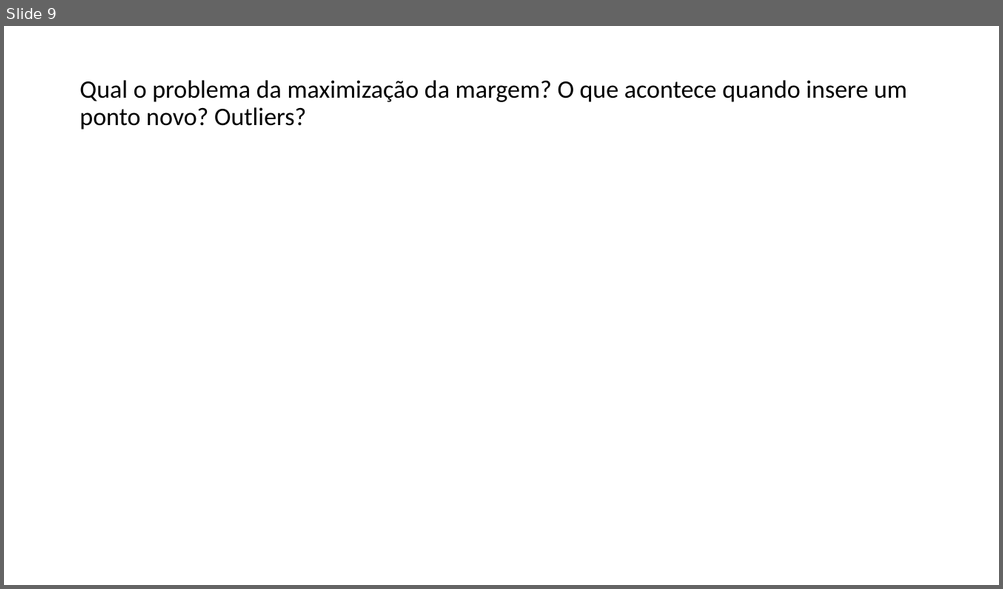
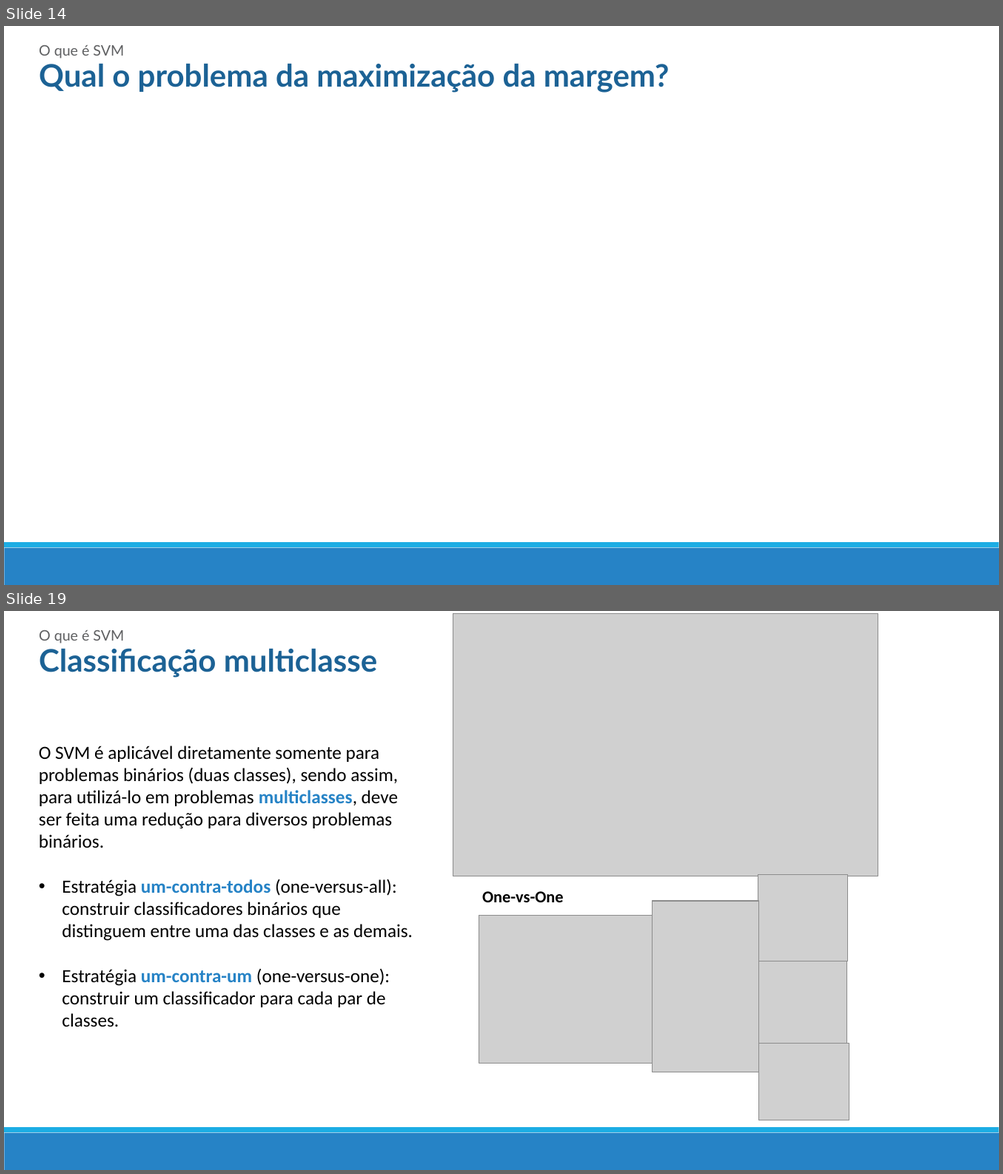
Before and after one commit to mrezende/ml-discipline, a slide deck: presentation/PresentationSVM.pptx. Shown one above the other, each under a label of ours: slide 9 before the commit, slides 14 and 19 after it; the slides between them are not shown. The pictures are 1003x589 and 1003x1174 pixels, drawn with LibreOffice and Linux fonts; fonts in the diff are those of the drawing; grey boxes stand for pictures. Boxes give left, top, right and bottom in pixels: in the first picture for what was removed or moved away, otherwise in the second. Text is boxed around its words. In the diff, an @@ line names an element or a change of style, - is before the commit and + after.

```diff
--- a/presentation/PresentationSVM.pptx
+++ b/presentation/PresentationSVM.pptx
@@ slide 19 added at bbox=[4, 611, 999, 1170], background #FFFFFF; not listed: 2 template elements that a slide beside it also shows @@
@@ text added at bbox=[39, 630, 124, 644], 14 pt, text #5F6062 @@
+O que é SVM
@@ picture added at bbox=[453, 613, 878, 876] @@
@@ text added at bbox=[39, 648, 377, 678], 30 pt, text #1D6294, bold @@
+Classificação multiclasse
@@ text added at bbox=[39, 746, 412, 1028], 18 pt, text #000000 @@
+O SVM é aplicável diretamente somente para problemas binários (duas classes), sendo assim, para utilizá-lo em problemas multiclasses, deve ser feita uma redução para diversos problemas binários.
+• Estratégia um-contra-todos (one-versus-all): construir classificadores binários que distinguem entre uma das classes e as demais.
+• Estratégia um-contra-um (one-versus-one): construir um classificador para cada par de classes.
@@ picture added at bbox=[757, 875, 847, 962] @@
@@ text added at bbox=[482, 891, 563, 903], 16 pt, text #000000, bold @@
+One-vs-One
@@ picture added at bbox=[479, 916, 666, 1064] @@
@@ picture added at bbox=[652, 901, 759, 1072] @@
@@ picture added at bbox=[758, 962, 847, 1045] @@
@@ picture added at bbox=[758, 1044, 848, 1121] @@
@@ what was slide 9 is now slide 14 @@
@@ slide 14 changed as well @@
@@ text added at bbox=[39, 45, 124, 59], 14 pt, text #5F6062 @@
+O que é SVM
@@ text "Qual o problema da maximização ..." at bbox=[39, 63, 669, 93]: vertical alignment middle to top @@
@@ text at bbox=[39, 63, 669, 93]: text changed; size 24.3 to 30 pt; font Calibri to Lato; text colour #000000 to #1D6294; bold on @@
-Qual o problema da maximização da margem? O que acontece quando insere um ponto novo? Outliers?
+Qual o problema da maximização da margem?
@@ rectangle added at bbox=[4, 548, 999, 585], fill #2683C6 @@
@@ rectangle added at bbox=[4, 543, 999, 548], fill #1CADE4 @@
```
Also in this commit, not shown: 6 other slides changed, 14 other slides added, 9 slides removed.
